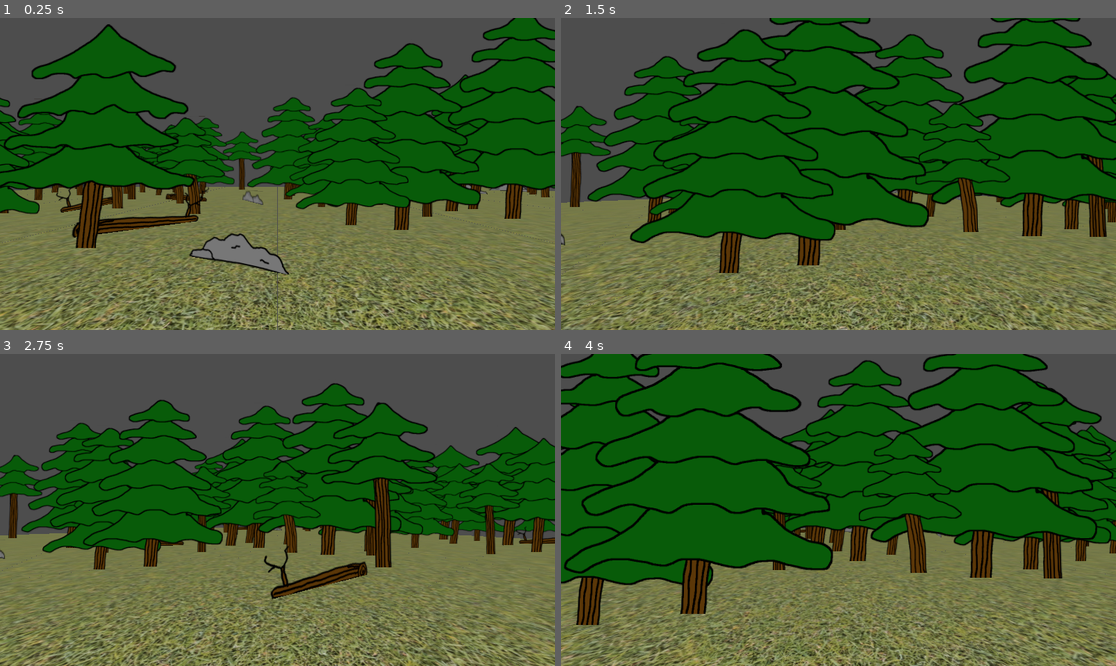
Above: before the commit, frames 1-4 (two rows, left to right).
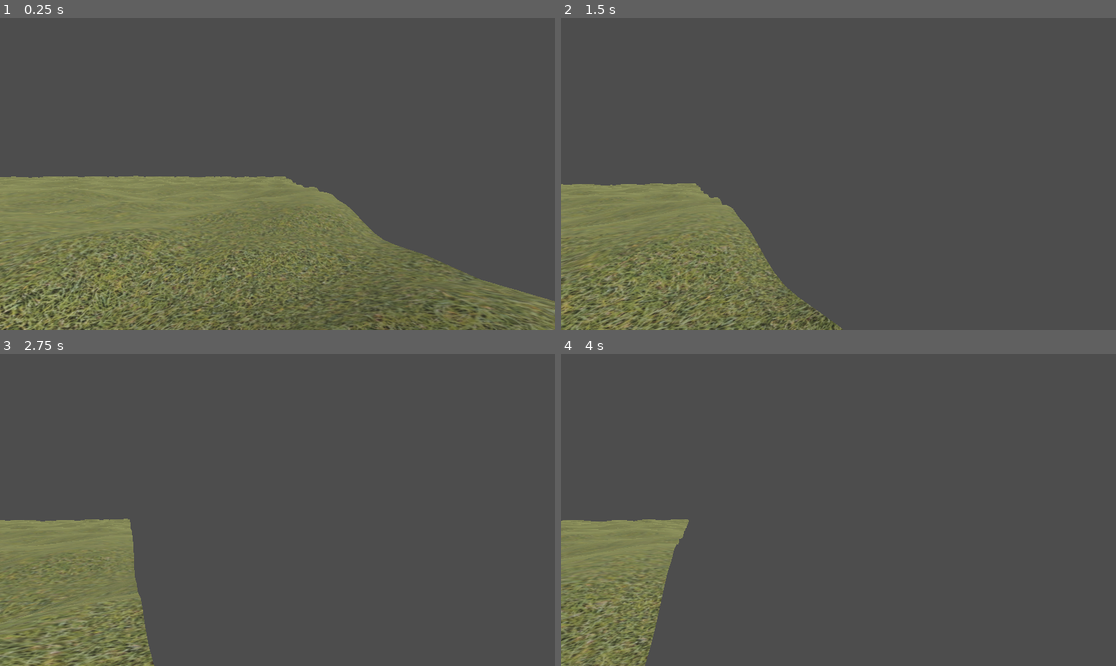
Above: after the commit, the same moments.

Repository: bluegill2000/Godot-Experiments
Game: Godot game, scene res://scenes/pine_forest.tscn
Same seed, same stepped clock (60 frames per second), same inputs: the game is played once before the commit and once after it.
Inputs (mouse positions are in pixels of both pictures, inside the frame that each line leads up to):
- Up to frame 1 (0.25 s): no input
- Up to frame 2 (1.5 s): tap Enter at 0.5 s; move the mouse to (866, 174) at 0.52 s; hold W (move_forward) 0.53-1.28 s; tap R at 0.6, 1.35 s; click (866, 174) at 0.67 s; move the mouse to (727, 189) at 1.27 s; hold S (move_backward) from 1.28 s (still down)
- Up to frame 3 (2.75 s): move the mouse to (333, 441) at 2.02 s; release S (move_backward) at 2.03 s; hold D (move_right) from 2.03 s (still down); tap R at 2.1 s
- Up to frame 4 (4 s): move the mouse to (810, 572) at 2.77 s; release D (move_right) at 2.78 s; hold W (move_forward) 2.78-3.53 s; tap R at 2.85, 3.6 s; click (810, 572) at 2.92 s; move the mouse to (1005, 556) at 3.52 s; hold A (move_left) from 3.53 s (still down)

The runs differ from the first frame. In frame 1, 60% of the frame differs, in the area x 0-100%, y 0-100%; in frame 2, 78%; in frame 3, 66%; in frame 4, 89%.

Commit message:
Basic terrain implementation

Diff:
--- /dev/null
+++ b/Map Generation/materials/grass.tres
@@ -0,0 +1,6 @@
+[gd_resource type="StandardMaterial3D" load_steps=2 format=3 uid="uid://dfwffxqxgn5ap"]
+
+[ext_resource type="Texture2D" uid="uid://gcrllrffa56r" path="res://assets/misc/grass_tile_texture.jpg" id="1_c7dtm"]
+
+[resource]
+albedo_texture = ExtResource("1_c7dtm")
--- a/Map Generation/prefabs/pine_forest/pine_forest_tile.tscn
+++ b/Map Generation/prefabs/pine_forest/pine_forest_tile.tscn
@@ -8,6 +8,7 @@
 
 [node name="ground_texture" type="Sprite3D" parent="."]
 transform = Transform3D(0.833, 0, 0, 0, 0.833, 0, 0, 0, 0.833, 5, 0, 5)
+visible = false
 axis = 1
 transparent = false
 texture = ExtResource("2_c5ywg")
--- a/Map Generation/scenes/pine_forest.tscn
+++ b/Map Generation/scenes/pine_forest.tscn
@@ -13,3 +13,6 @@
 player_node = NodePath("../player")
 
 [node name="player" parent="." instance=ExtResource("2_8spif")]
+
+[node name="DirectionalLight3D" type="DirectionalLight3D" parent="."]
+transform = Transform3D(0.697678, -0.527179, 0.485106, 0, 0.677133, 0.735861, -0.716412, -0.513394, 0.472421, 10.5292, 21.799, 0)
--- a/Map Generation/scripts/big_foot_controller.gd
+++ b/Map Generation/scripts/big_foot_controller.gd
@@ -1,8 +1,6 @@
 class_name BigFoot
 extends CharacterBody3D
 
-var world_size: int
-var world_offset: int
 var player_node: Node3D
 
 const walking_speed = 4
@@ -14,10 +12,8 @@
 var target: Vector3 = Vector3(0, 0, 0)
 var is_fleeing = false
 
-static func new_big_foot(world_size: int, world_offset: int, player: Node3D) -> BigFoot:
+static func new_big_foot(player: Node3D) -> BigFoot:
 	var big_foot = packed_scene.instantiate()
-	big_foot.world_size = world_size
-	big_foot.world_offset = world_offset
 	big_foot.player_node = player
 
 	return big_foot
@@ -29,8 +25,8 @@
 	var found_target: bool = false
 
 	while !found_target:
-		var rand_x = randf_range(0, world_size) + world_offset
-		var rand_z = randf_range(0, world_size) + world_offset
+		var rand_x = randf_range(0, Globals.rows * 10) + (Globals.row_offset * 10)
+		var rand_z = randf_range(0, Globals.cols * 10) + (Globals.col_offset * 10)
 
 		var new_target = Vector3(rand_x, 0, rand_z)
 		if target.distance_to(new_target) > 10:
--- a/Map Generation/scripts/globals.gd
+++ b/Map Generation/scripts/globals.gd
@@ -2,3 +2,8 @@
 enum WorldType {
 	pine_forest
 }
+
+const row_offset: int = -15
+const col_offset: int = -15
+const rows: int = 16
+const cols: int = 16
--- a/Map Generation/scripts/tile.gd
+++ b/Map Generation/scripts/tile.gd
@@ -7,6 +7,7 @@
 const fallen_log_1_scene = preload("res://prefabs/pine_forest/fallen_log_1.tscn")
 const rock_1_scene = preload("res://prefabs/pine_forest/rock_1.tscn")
 const rock_2_scene = preload("res://prefabs/pine_forest/rock_2.tscn")
+const grass_texture = preload("res://materials/grass.tres")
 
 const tile_size = 10
 
@@ -14,14 +15,44 @@
 func _ready():
 	pass # Replace with function body.
 
-# Called every frame. 'delta' is the elapsed time since the previous frame.
-#func _process(delta):
-	#pass
-
-func configure(mapSeed: int, tile_type: Globals.WorldType, x: int, z: int):
+func configure(mapSeed: int, tile_type: Globals.WorldType, x: int, z: int, noise: FastNoiseLite):
 	position.x = x * tile_size
 	position.z = z * tile_size
 
+	# Create terrain
+	var plane_mesh = PlaneMesh.new()
+	plane_mesh.size = Vector2(tile_size, tile_size)
+	plane_mesh.subdivide_depth = 10
+	plane_mesh.subdivide_width = 10
+
+	var surface_tool = SurfaceTool.new()
+	surface_tool.create_from(plane_mesh, 0)
+
+	var plane_array = surface_tool.commit()
+	var data_tool = MeshDataTool.new()
+	data_tool.create_from_surface(plane_array, 0)
+
+	for i in range(data_tool.get_vertex_count()):
+		var vertex = data_tool.get_vertex(i)
+		vertex.y = noise.get_noise_3d(vertex.x + (x * 10), vertex.y, vertex.z + (z * 10)) * 1.4
+
+		data_tool.set_vertex(i, vertex)
+
+	plane_array.clear_surfaces()
+
+	data_tool.commit_to_surface(plane_array)
+	surface_tool.begin(Mesh.PRIMITIVE_TRIANGLES)
+	surface_tool.create_from(plane_array, 0)
+	surface_tool.generate_normals()
+
+	var mesh_instance = MeshInstance3D.new()
+	mesh_instance.mesh = surface_tool.commit()
+	mesh_instance.material_override = grass_texture
+	add_child(mesh_instance)
+
+	return
+
+	# Terrain entities
 	var generator = RandomNumberGenerator.new()
 	generator.seed = hash(str(x) + str(z) + str(mapSeed)) # Each tile has a 'different' seed
 
--- a/Map Generation/scripts/tile_manager.gd
+++ b/Map Generation/scripts/tile_manager.gd
@@ -4,10 +4,6 @@
 @export var player_node: Node3D
 
 const tile_scene = preload("res://prefabs/pine_forest/pine_forest_tile.tscn")
-const rowOffset: int = -4
-const colOffset: int = -4
-const rows: int = 8
-const cols: int = 8
 const coordinateMultiplier: float = 5
 const tileTexturePath: String = "res://assets/misc/grass_tile_texture.jpg"
 const tileScriptPath: String = "res://scripts/tile.gd"
@@ -18,15 +14,26 @@
 func _ready() -> void:
 	# Generate tile set
 	var worldSeed: int = randi()
-	for row in range(rowOffset, rowOffset + rows):
-		for col in range(colOffset, colOffset + cols):
+	var noise = FastNoiseLite.new()
+	noise.noise_type = FastNoiseLite.TYPE_SIMPLEX
+	noise.fractal_octaves = 3
+	noise.frequency = 0.06
+
+	for row in range(Globals.row_offset, Globals.row_offset + Globals.rows):
+		for col in range(Globals.col_offset, Globals.col_offset + Globals.cols):
 			var tile = tile_scene.instantiate()
 
 			tileContainer.add_child(tile)
-			tile.configure(worldSeed, Globals.WorldType.pine_forest, row, col)
+			tile.configure(worldSeed, Globals.WorldType.pine_forest, row, col, noise)
 
+	return
 	# Invite Bigfoot
-	var big_foot = BigFoot.new_big_foot(80, -40, player_node)
-	big_foot.position = Vector3(-50, 0, -50)
+	var world_width_min = -Globals.row_offset
+	var world_width_max = 10 * Globals.rows - Globals.row_offset
+	var world_depth_min = -Globals.col_offset
+	var world_depth_max = 10 * Globals.cols - Globals.col_offset
+
+	var big_foot = BigFoot.new_big_foot(player_node)
+	big_foot.position = Vector3(randf_range(world_width_min, world_width_max), 0, randf_range(world_depth_min, world_depth_max))
 
 	add_child(big_foot)
